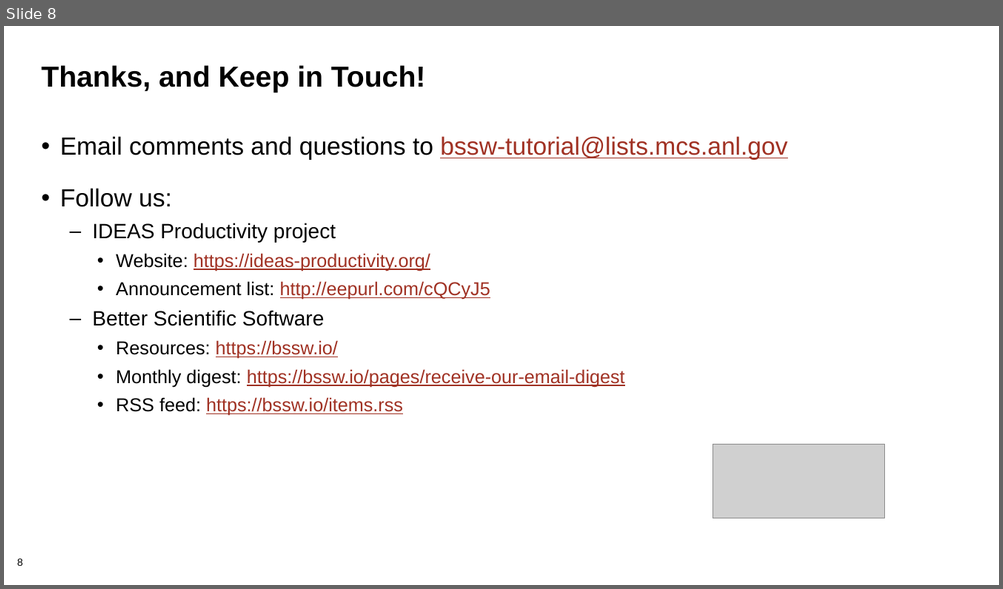
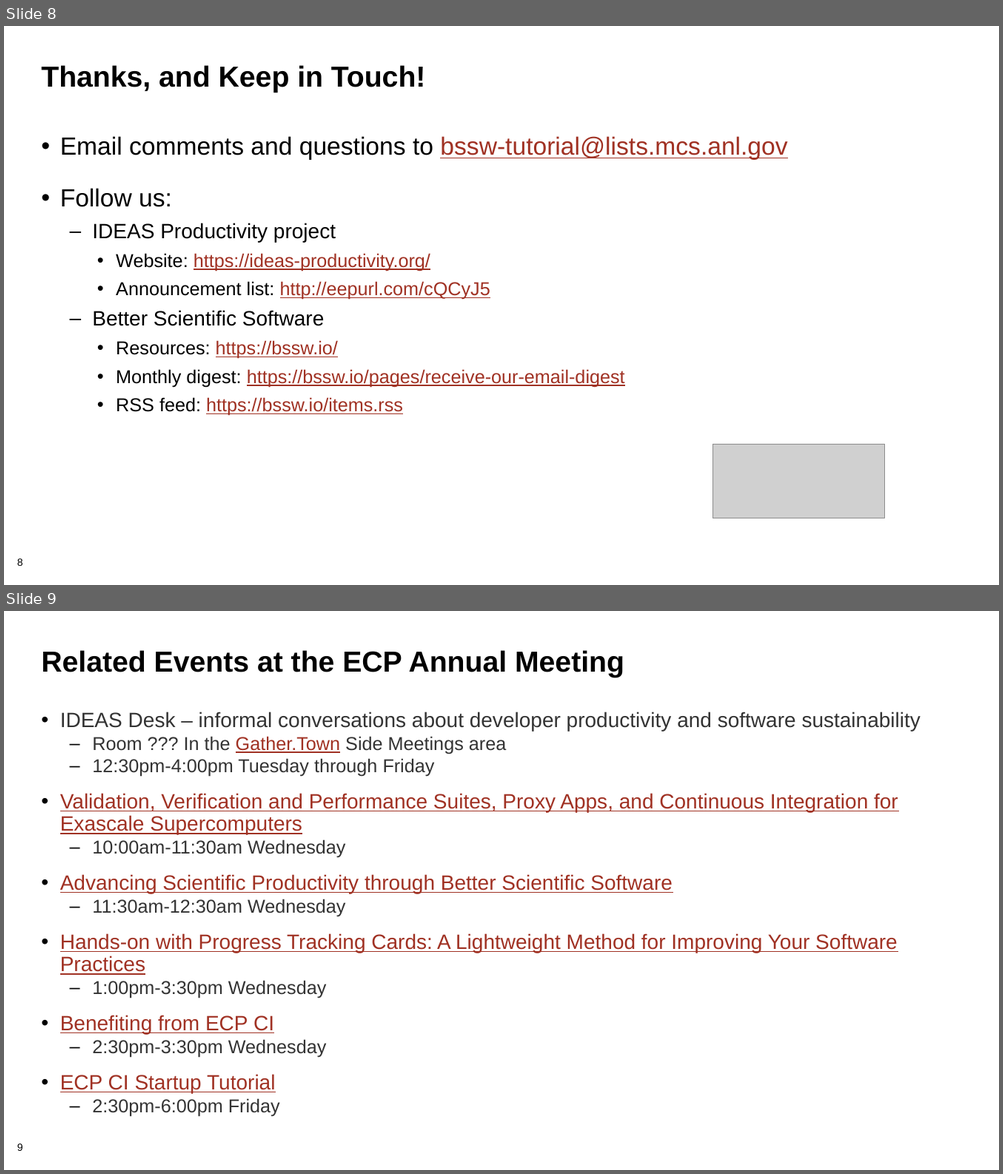
Before and after one commit to bssw-tutorial/presentations, a slide deck: final-presentations/2021-04-12-ecpam/05-summary.pptx. Shown one above the other, each under a label of ours: slide 8 before the commit, slides 8 and 9 after it. The pictures are 1003x589 and 1003x1174 pixels, drawn with LibreOffice and Linux fonts; fonts in the diff are those of the drawing; grey boxes stand for pictures; background and template pictures are left out. Boxes give left, top, right and bottom in pixels: in the first picture for what was removed or moved away, otherwise in the second. Text is boxed around its words. In the diff, an @@ line names an element or a change of style, - is before the commit and + after.

Commit message:
Updates for ECP AM tutorial

```diff
--- a/final-presentations/2021-04-12-ecpam/05-summary.pptx
+++ b/final-presentations/2021-04-12-ecpam/05-summary.pptx
@@ slide 9 added at (x1=4, y1=611, x2=999, y2=1170), background #FFFFFF; not listed: 1 template element that a slide beside it also shows @@
@@ title added at (x1=41, y1=650, x2=624, y2=678), 28 pt, text #000000, bold @@
+Related Events at the ECP Annual Meeting
@@ text added at (x1=60, y1=712, x2=920, y2=1116), 20 pt, text #A03123, underline @@
+• IDEAS Desk – informal conversations about developer productivity and software sustainability
+  – Room ??? In the Gather.Town Side Meetings area
+  – 12:30pm-4:00pm Tuesday through Friday
+• Validation, Verification and Performance Suites, Proxy Apps, and Continuous Integration for Exascale Supercomputers
+  – 10:00am-11:30am Wednesday
+• Advancing Scientific Productivity through Better Scientific Software
+  – 11:30am-12:30am Wednesday
+• Hands-on with Progress Tracking Cards: A Lightweight Method for Improving Your Software Practices
+  – 1:00pm-3:30pm Wednesday
+• Benefiting from ECP CI
+  – 2:30pm-3:30pm Wednesday
+• ECP CI Startup Tutorial
+  – 2:30pm-6:00pm Friday
```
Also in this commit, not shown: 2 slides changed, 3 other files.
